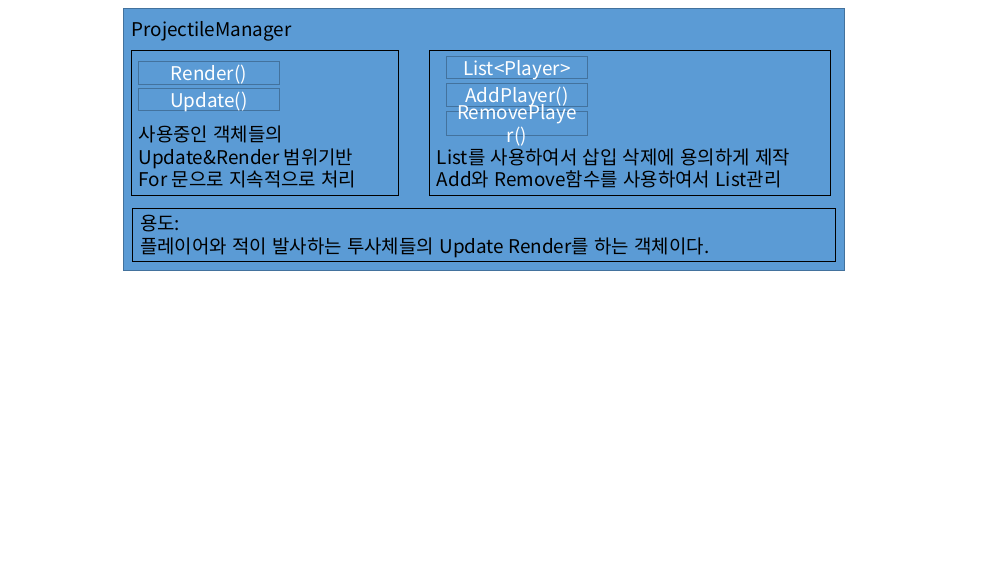
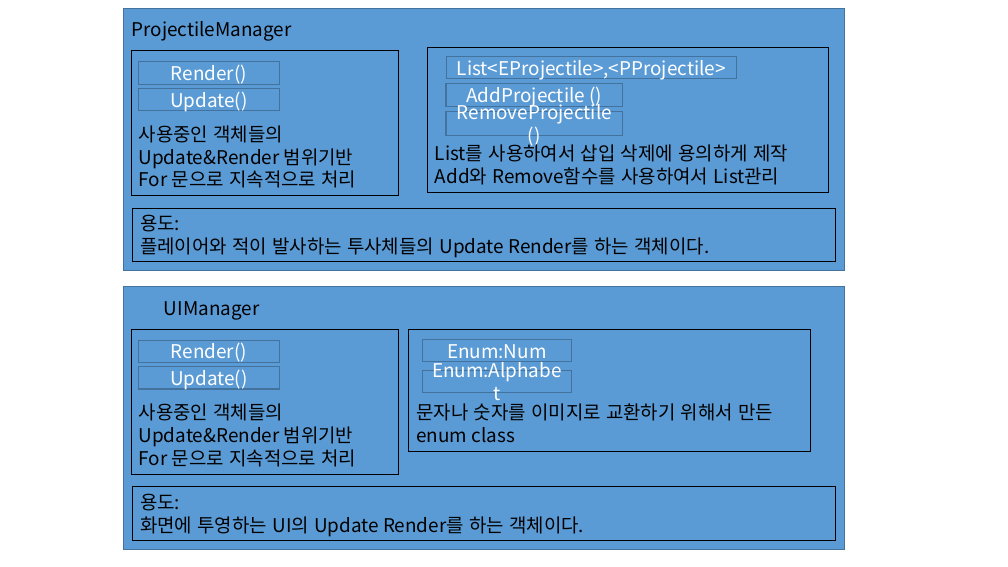
Before and after one commit to KitchenGun/DX2D-METALSLUG, a slide deck: slide 3 of 기획 문서/FrameWork.pptx (slide 2 before the commit). Drawn at 1008x567 pixels with LibreOffice and Linux fonts; fonts in the diff are those of the drawing. Boxes give left, top, right and bottom in pixels: in the first picture for what was removed or moved away, otherwise in the second. Text is boxed around its words. In the diff, an @@ line names an element or a change of style, - is before the commit and + after.

```diff
--- a/기획 문서/FrameWork.pptx
+++ b/기획 문서/FrameWork.pptx
@@ rectangle "List<EProjectile>,<PProjectile>": place and size @@
-rectangle "List<EProjectile>,<PProjectile>" at (446, 57, 588, 79)
+rectangle "List<EProjectile>,<PProjectile>" at (446, 57, 737, 79)
@@ text in rectangle at (457, 56, 726, 80): text changed @@
-List<Player>
+List<EProjectile>,<PProjectile>
@@ rectangle "AddProjectile ()": place and size @@
-rectangle "AddProjectile ()" at (446, 84, 588, 107)
+rectangle "AddProjectile ()" at (446, 84, 623, 107)
@@ text in rectangle at (466, 83, 585, 108): text changed @@
-AddPlayer()
+AddProjectile ()
@@ rectangle "RemoveProjectile ()": place and size @@
-rectangle "RemoveProjectile ()" at (446, 111, 588, 135)
+rectangle "RemoveProjectile ()" at (446, 111, 623, 135)
@@ text in rectangle at (457, 100, 612, 124): text changed @@
-RemovePlayer()
+RemoveProjectile ()
@@ rectangle added at (124, 287, 845, 549), fill #5B9BD5, outline #43739E 1 pt @@
@@ text added at (164, 301, 259, 320), 18 pt, text #000000 @@
+UIManager
@@ rectangle added at (132, 330, 399, 475), outline #000000 0.75 pt, 18 pt, text #000000 @@
+사용중인 객체들의
+Update&Render 범위기반
+For 문으로 지속적으로 처리
@@ rectangle added at (138, 340, 280, 363), fill #5B9BD5, outline #43739E 1 pt, 18 pt, text #FFFFFF @@
+Render()
@@ rectangle added at (409, 330, 811, 452), outline #000000 0.75 pt, 18 pt, text #000000 @@
+문자나 숫자를 이미지로 교환하기 위해서 만든 enum class
@@ rectangle added at (423, 340, 571, 362), fill #5B9BD5, outline #43739E 1 pt, 18 pt, text #FFFFFF @@
+Enum:Num
@@ rectangle added at (138, 367, 280, 389), fill #5B9BD5, outline #43739E 1 pt, 18 pt, text #FFFFFF @@
+Update()
@@ rectangle added at (423, 371, 571, 393), fill #5B9BD5, outline #43739E 1 pt, 18 pt, text #FFFFFF @@
+Enum:Alphabet
@@ rectangle added at (132, 487, 835, 541), outline #000000 0.75 pt, 18 pt, text #000000 @@
+용도:
+화면에 투영하는 UI의 Update Render를 하는 객체이다.
```
Also in this commit, not shown: 2 other slides changed, 1 slide added, 1 slide removed, 1 other file.
